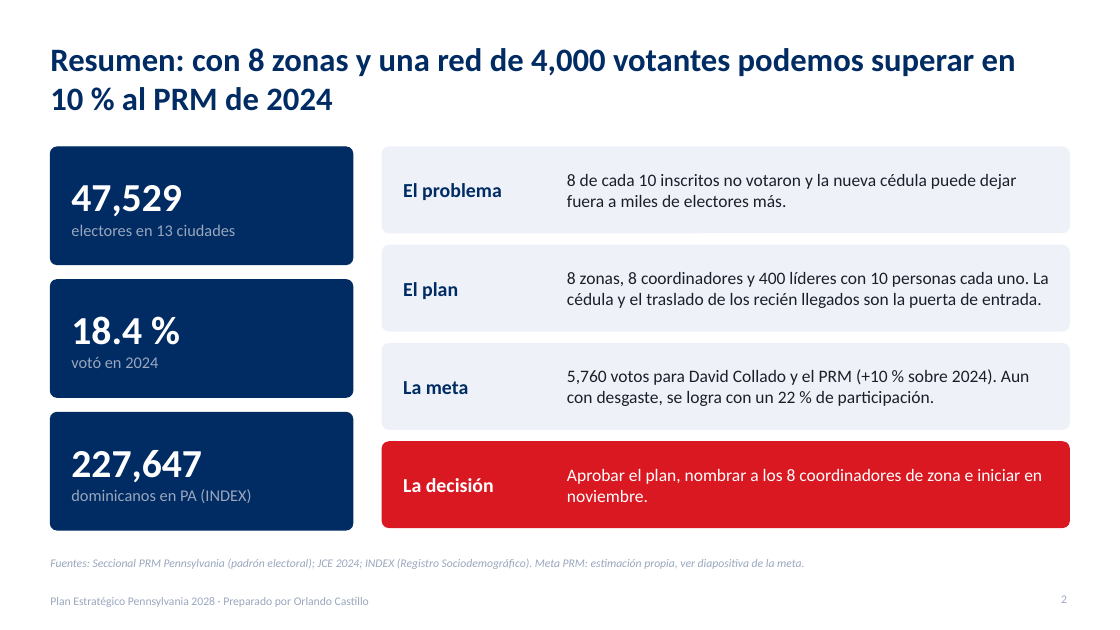
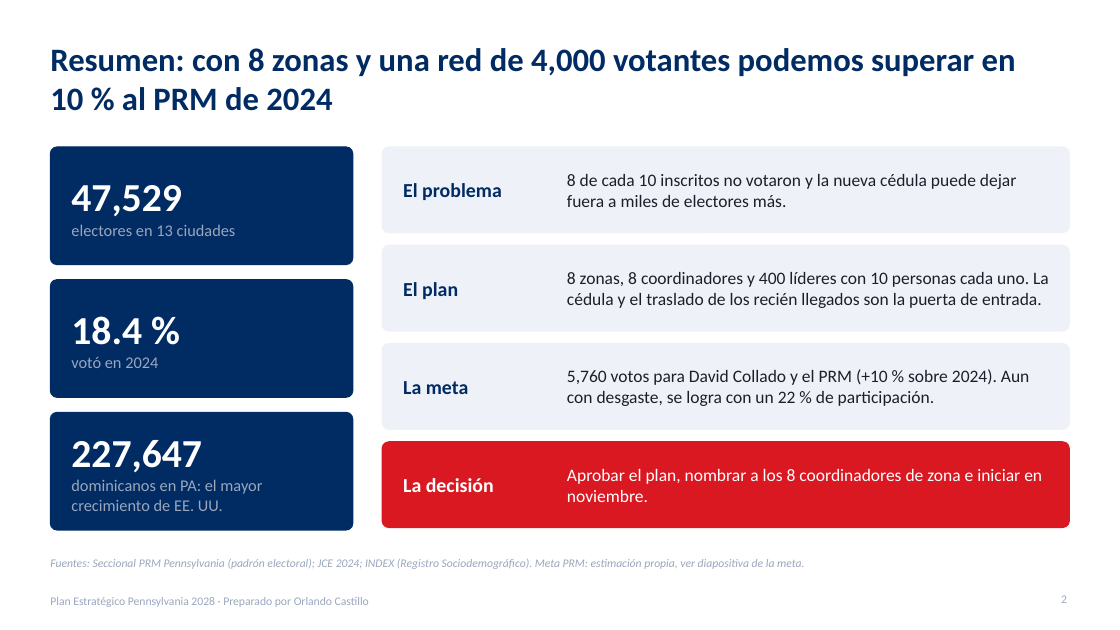
Before and after one commit to rcastillo9556/pdf-toolkit, a slide deck: slide 2 of presentaciones/Plan_Estrategico_Pennsylvania_2028.pptx. Drawn at 1120x630 pixels with LibreOffice and Linux fonts; fonts in the diff are those of the drawing. Boxes give left, top, right and bottom in pixels: in the first picture for what was removed or moved away, otherwise in the second. Text is boxed around its words. In the diff, an @@ line names an element or a change of style, - is before the commit and + after.

```diff
--- a/presentaciones/Plan_Estrategico_Pennsylvania_2028.pptx
+++ b/presentaciones/Plan_Estrategico_Pennsylvania_2028.pptx
@@ text at [71, 479, 262, 511]: text changed @@
-dominicanos en PA (INDEX)
+dominicanos en PA: el mayor crecimiento de EE. UU.
```
Also in this commit, not shown: 5 other slides changed, 1 other file.
